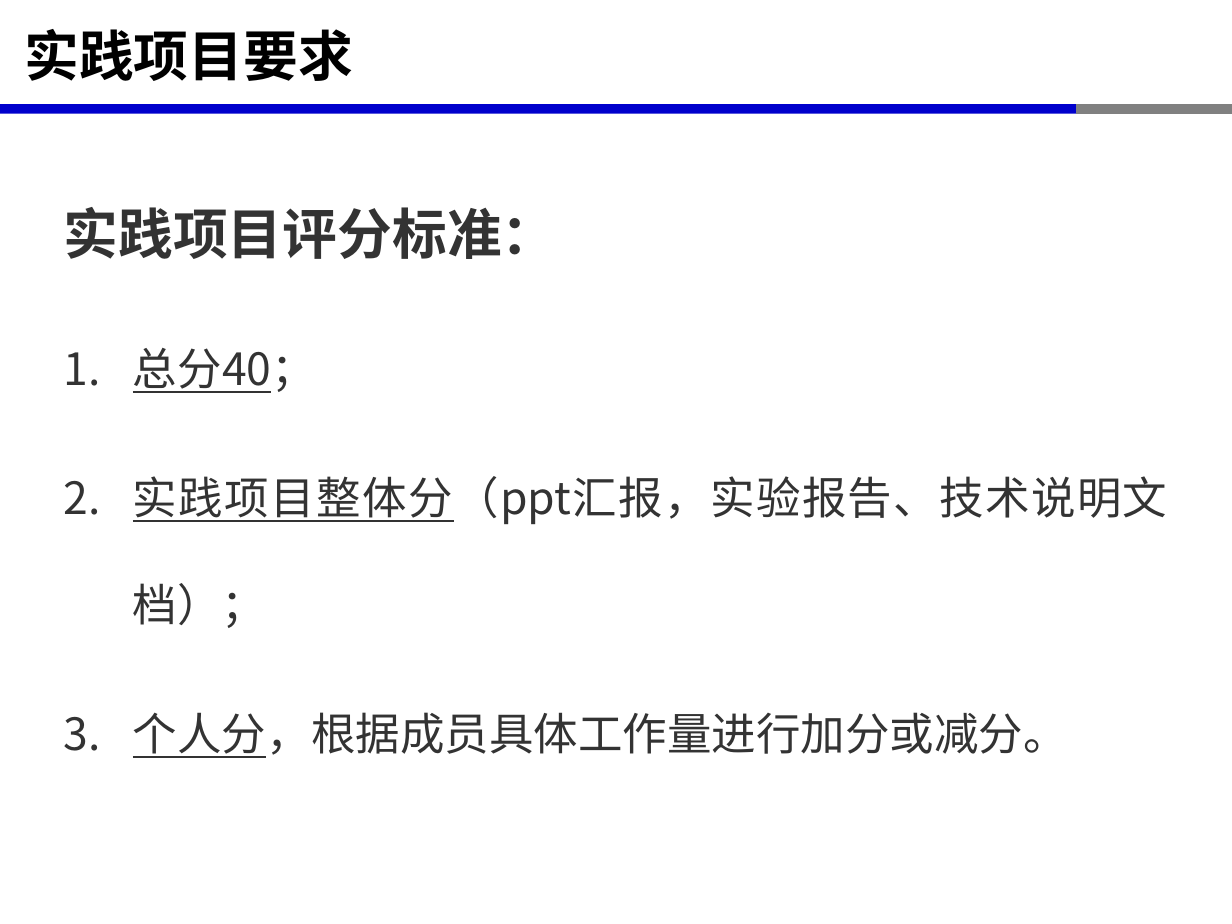
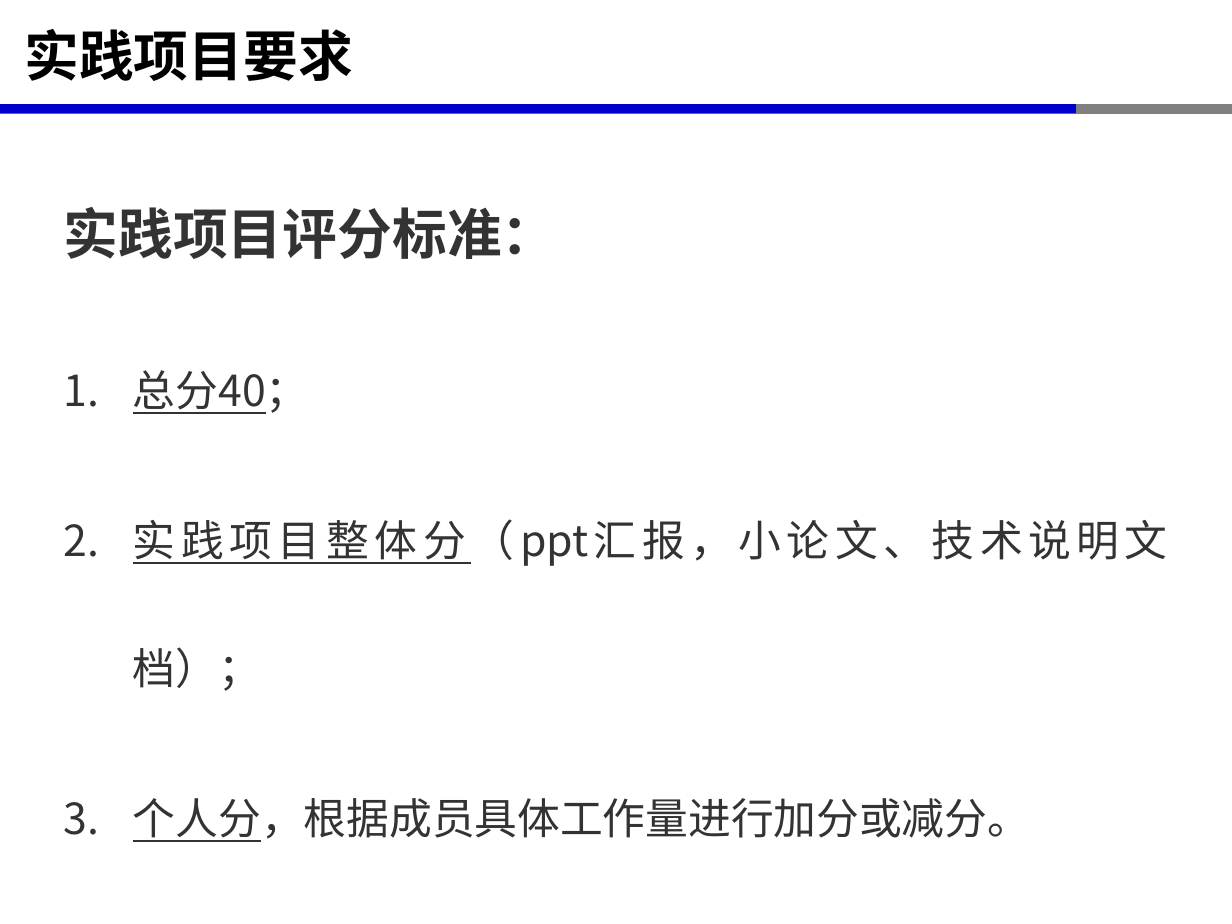
Before and after one commit to xinluo2018/Open-source-GIS-Course, a slide deck: slide 7 of 第7章-开源GIS项目实践-10课时/第7章-开源GIS项目应用实践.pptx (slide 6 before the commit). Drawn at 1232x924 pixels with LibreOffice and Linux fonts; fonts in the diff are those of the drawing. Boxes give left, top, right and bottom in pixels: in the first picture for what was removed or moved away, otherwise in the second. Text is boxed around its words. In the diff, an @@ line names an element or a change of style, - is before the commit and + after.

```diff
--- a/第7章-开源GIS项目实践-10课时/第7章-开源GIS项目应用实践.pptx
+++ b/第7章-开源GIS项目实践-10课时/第7章-开源GIS项目应用实践.pptx
@@ text at bbox=[133, 370, 1030, 842]: size 26 to 25 pt in "总分40；", "个人分，根据成员具体工作量进行加分或减分。"; line spacing 2 to 2.5 @@
@@ text at bbox=[133, 520, 1168, 691]: text changed; size 26 to 25 pt @@
-2. 实践项目整体分（ppt汇报，实验报告、技术说明文档）；
+2. 实践项目整体分（ppt汇报，小论文、技术说明文档）；
```
Also in this commit, not shown: 2 slides added, 1 slide removed, 42 other files.
